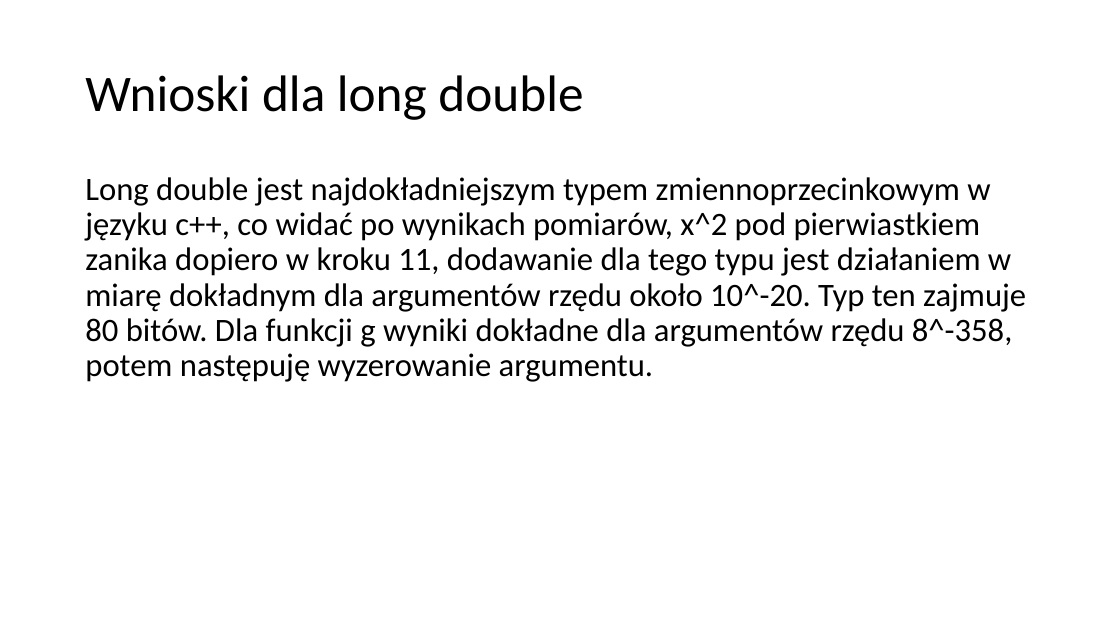
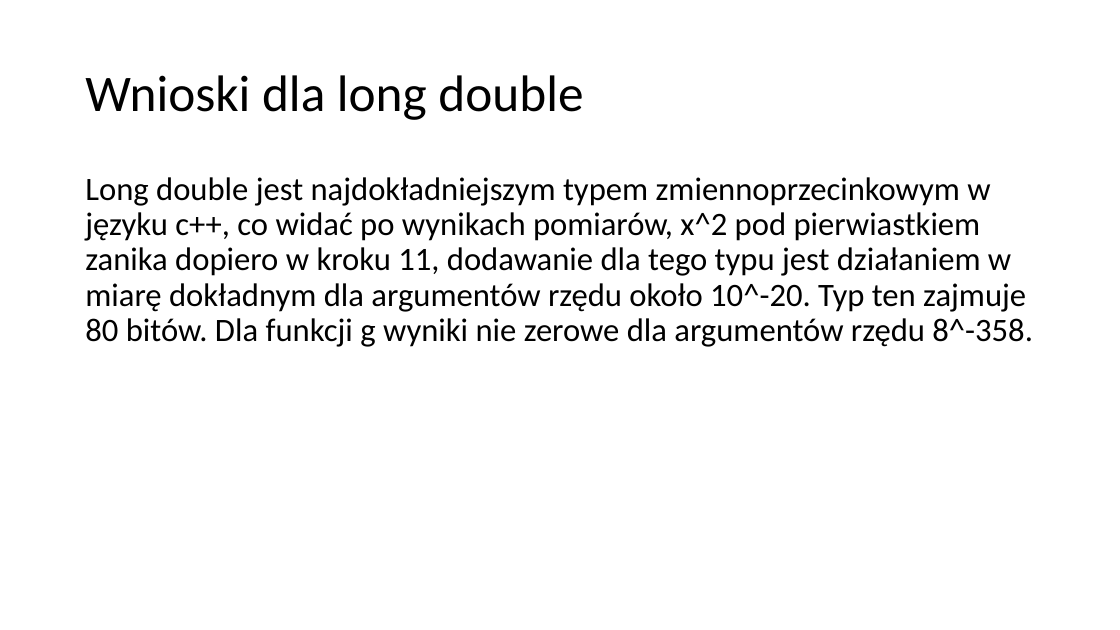
Before and after one commit to NiEkOKsU/Computation_Methods_for_Science_and_Technology, a slide deck: slide 9 of lab1/Laboratorium 1, zadanie 3.pptx. Drawn at 1120x630 pixels with LibreOffice and Linux fonts; fonts in the diff are those of the drawing. Boxes give left, top, right and bottom in pixels: in the first picture for what was removed or moved away, otherwise in the second. Text is boxed around its words. In the diff, an @@ line names an element or a change of style, - is before the commit and + after.

```diff
--- a/lab1/Laboratorium 1, zadanie 3.pptx
+++ b/lab1/Laboratorium 1, zadanie 3.pptx
@@ text at [85,177,1033,347]: text changed @@
-Long double jest najdokładniejszym typem zmiennoprzecinkowym w języku c++, co widać po wynikach pomiarów, x^2 pod pierwiastkiem zanika dopiero w kroku 11, dodawanie dla tego typu jest działaniem w miarę dokładnym dla argumentów rzędu około 10^-20. Typ ten zajmuje 80 bitów. Dla funkcji g wyniki dokładne dla argumentów rzędu 8^-358, potem następuję wyzerowanie argumentu.
+Long double jest najdokładniejszym typem zmiennoprzecinkowym w języku c++, co widać po wynikach pomiarów, x^2 pod pierwiastkiem zanika dopiero w kroku 11, dodawanie dla tego typu jest działaniem w miarę dokładnym dla argumentów rzędu około 10^-20. Typ ten zajmuje 80 bitów. Dla funkcji g wyniki nie zerowe dla argumentów rzędu 8^-358.
```
Also in this commit, not shown: 5 other slides changed, 1 other file.
